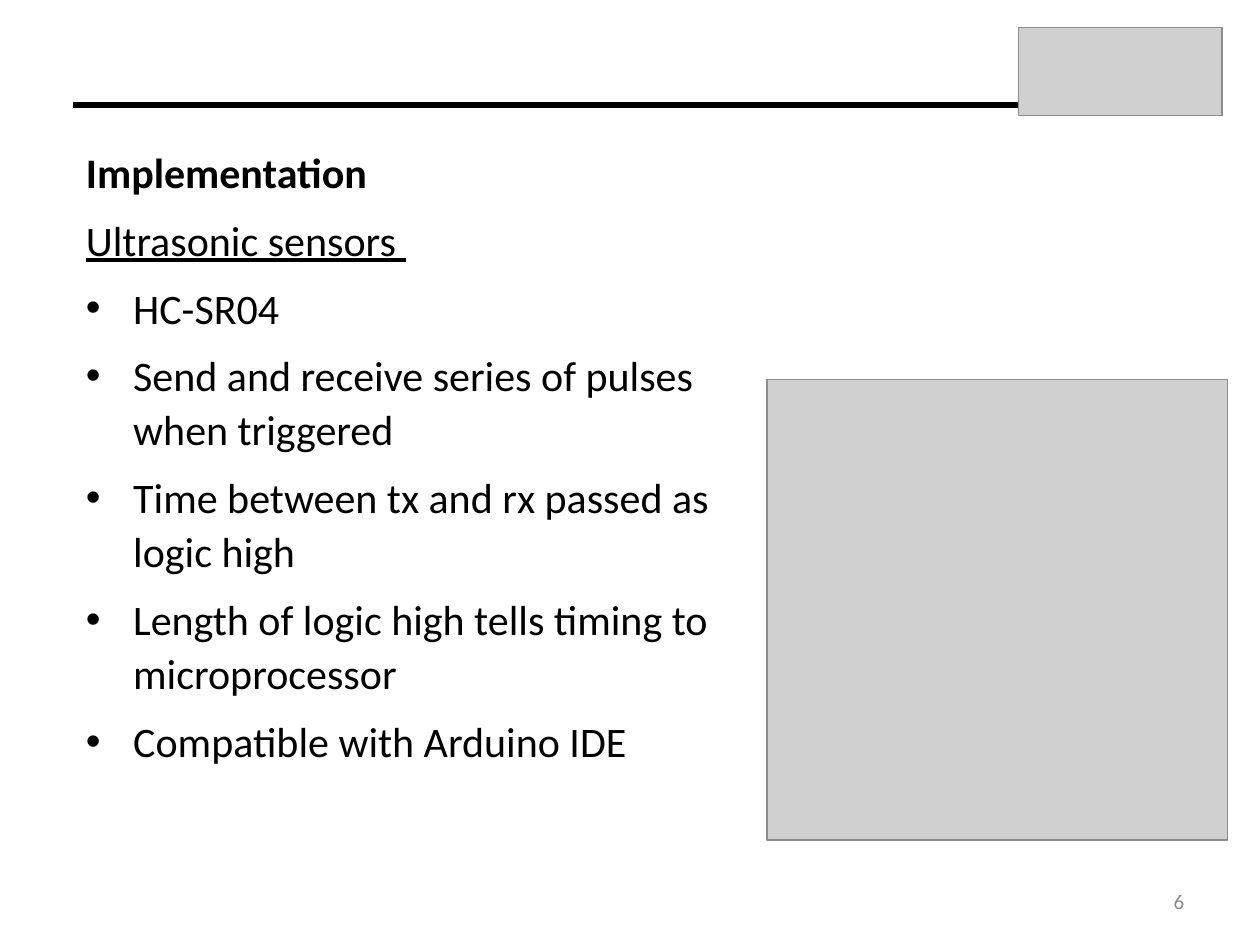
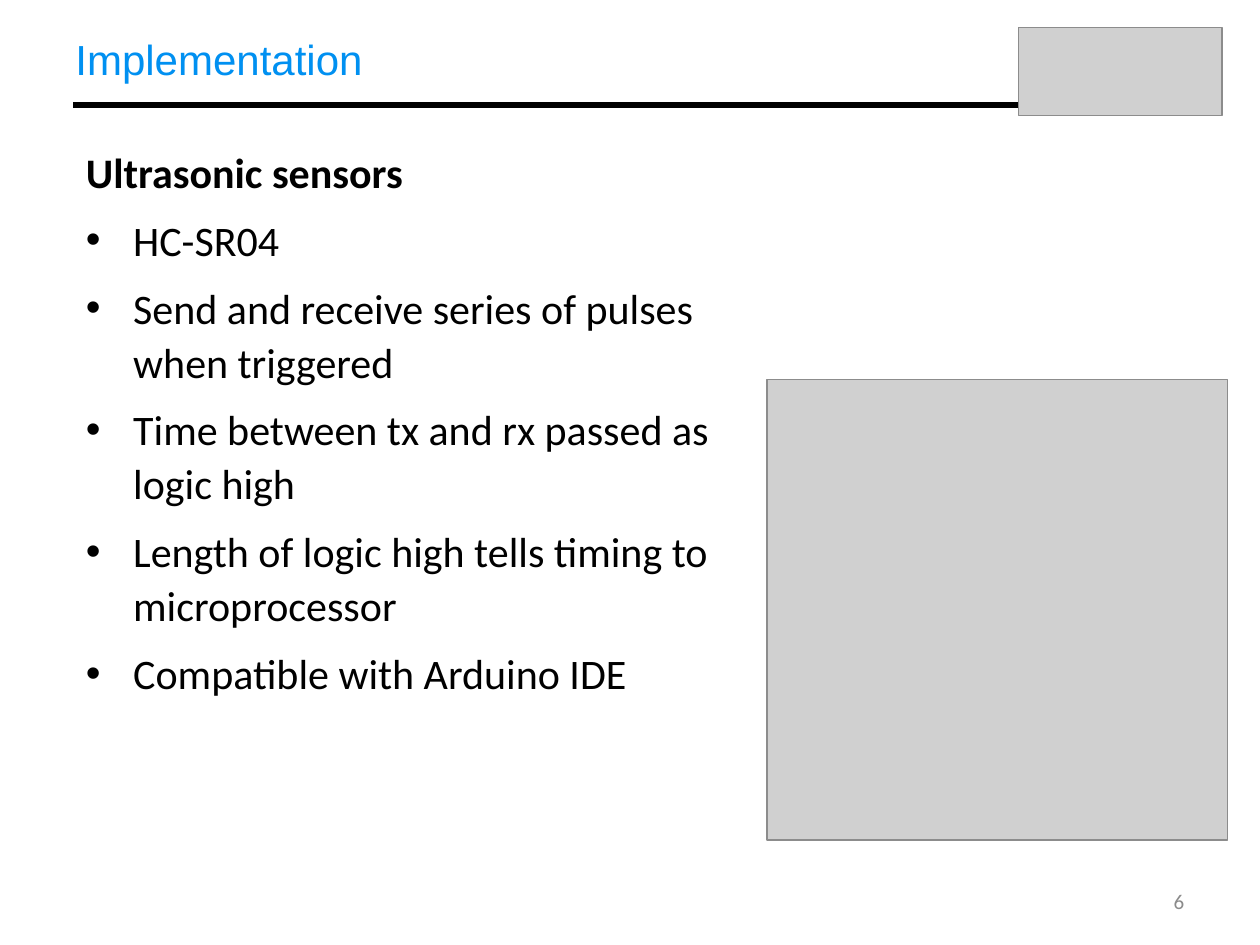
Before and after one commit to dfrister/Practicum2014, a slide deck: slide 6 of Presentation/T04_Presentation.pptx. Drawn at 1260x945 pixels with LibreOffice and Linux fonts; fonts in the diff are those of the drawing; grey boxes stand for pictures. Boxes give left, top, right and bottom in pixels: in the first picture for what was removed or moved away, otherwise in the second. Text is boxed around its words. In the diff, an @@ line names an element or a change of style, - is before the commit and + after.

```diff
--- a/Presentation/T04_Presentation.pptx
+++ b/Presentation/T04_Presentation.pptx
@@ text added at <box>75,44,362,84</box>, 24 pt, text #0090F1 @@
+Implementation
@@ text at <box>86,158,367,195</box>: paragraph removed @@
-Implementation
@@ text at <box>86,158,403,189</box>: bold on, underline off in "Ultrasonic sensors" @@
```
Also in this commit, not shown: 15 other slides changed.
